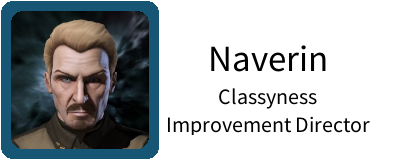
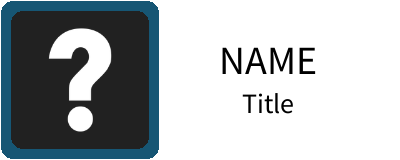
Two versions of the same layered image (400x160). Layer-by-layer changes:
renamed "Naverin ..." to "NAME ...", painted on it over [167, 45, 370, 135]
renamed "naverin.jpg" to "Portrait 140x140px", painted on it over [11, 11, 149, 149]
